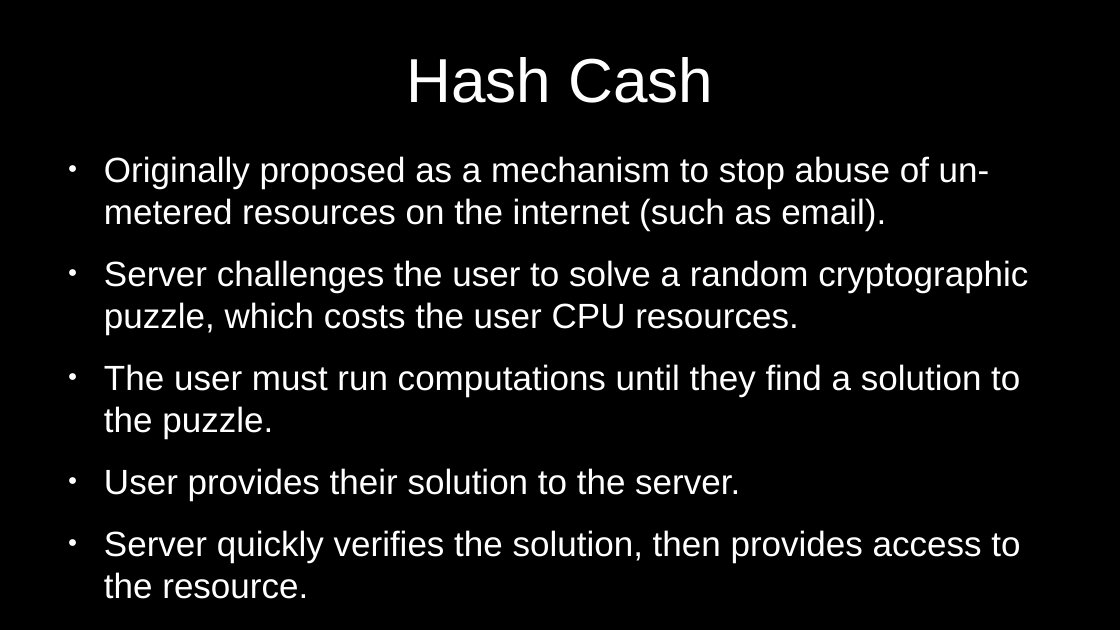
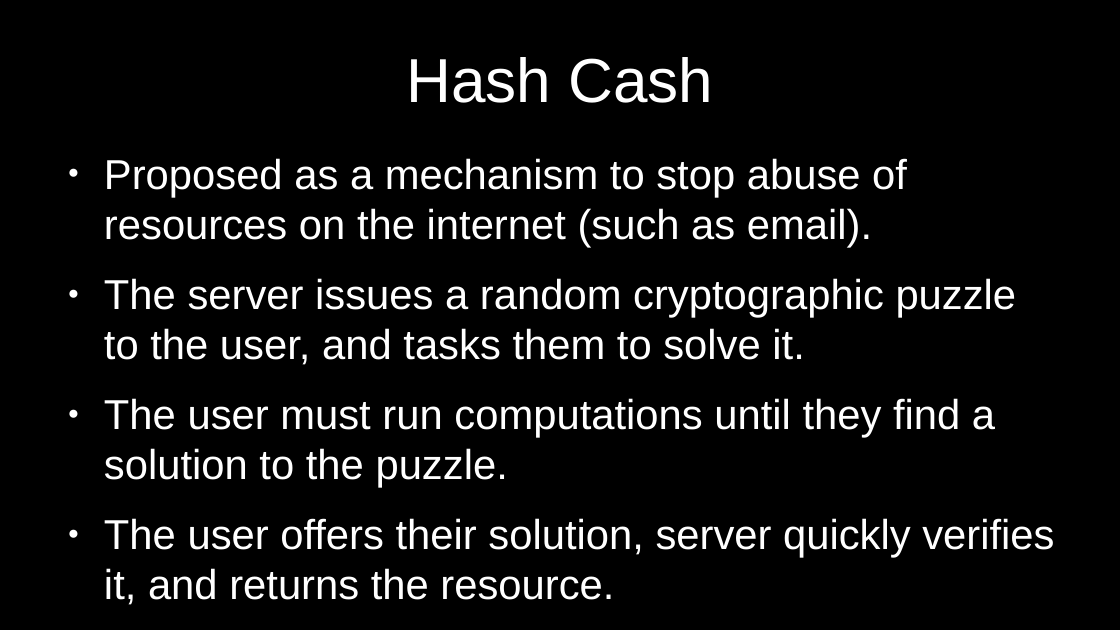
Before and after one commit to cmdruid/bitcoin-programming, a slide deck: slide 16 of slides/bitcoin-whitepaper-review.odp (slide 15 before the commit). Drawn at 1120x630 pixels with LibreOffice and Linux fonts; fonts in the diff are those of the drawing. Boxes give left, top, right and bottom in pixels: in the first picture for what was removed or moved away, otherwise in the second. Text is boxed around its words. In the diff, an @@ line names an element or a change of style, - is before the commit and + after.

Commit message:
update

```diff
--- a/slides/bitcoin-whitepaper-review.odp
+++ b/slides/bitcoin-whitepaper-review.odp
@@ text at (104, 158, 1017, 365): text changed; size 24.8 to 29.6 pt @@
-● Originally proposed as a mechanism to stop abuse of un-metered resources on the internet (such as email).
-● Server challenges the user to solve a random cryptographic puzzle, which costs the user CPU resources.
+● Proposed as a mechanism to stop abuse of resources on the internet (such as email).
+● The server issues a random cryptographic puzzle to the user, and tasks them to solve it.
@@ text at (104, 398, 995, 488): size 24.8 to 29.6 pt in "The user must run computations until they ..." @@
@@ text at (104, 518, 1054, 605): text changed; size 24.8 to 29.6 pt @@
-● User provides their solution to the server.
-● Server quickly verifies the solution, then provides access to the resource.
+● The user offers their solution, server quickly verifies it, and returns the resource.
```
Also in this commit, not shown: 6 other slides changed, 3 slides added, 1 slide removed.
